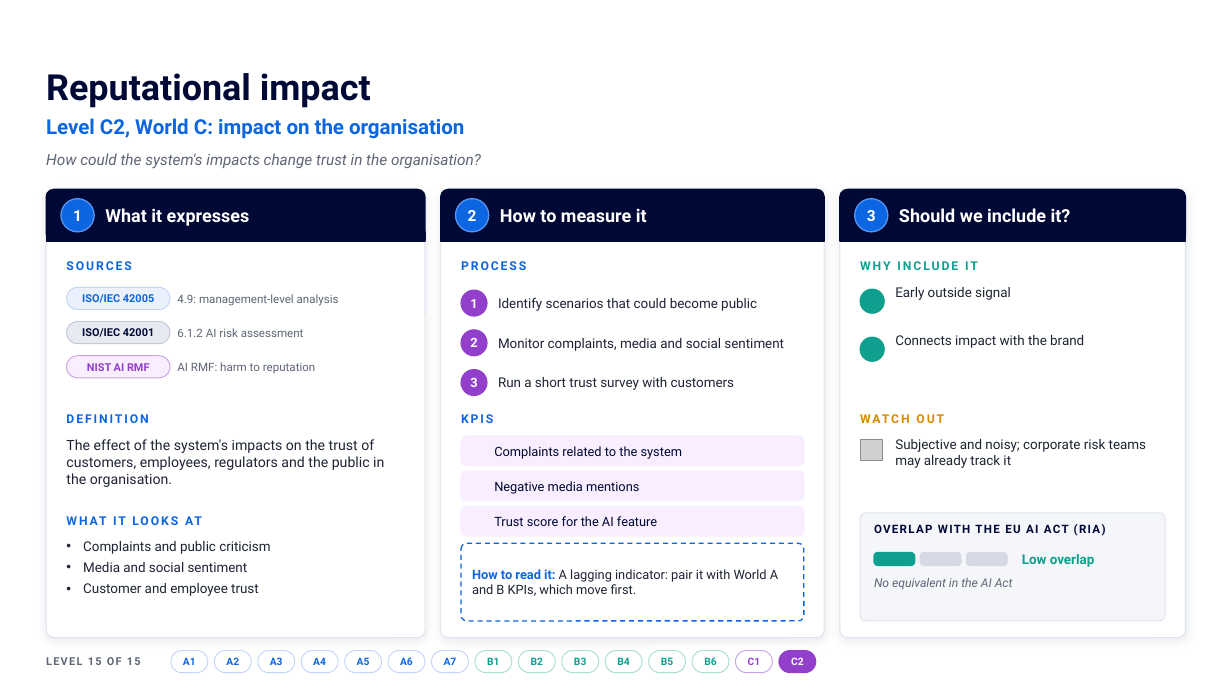
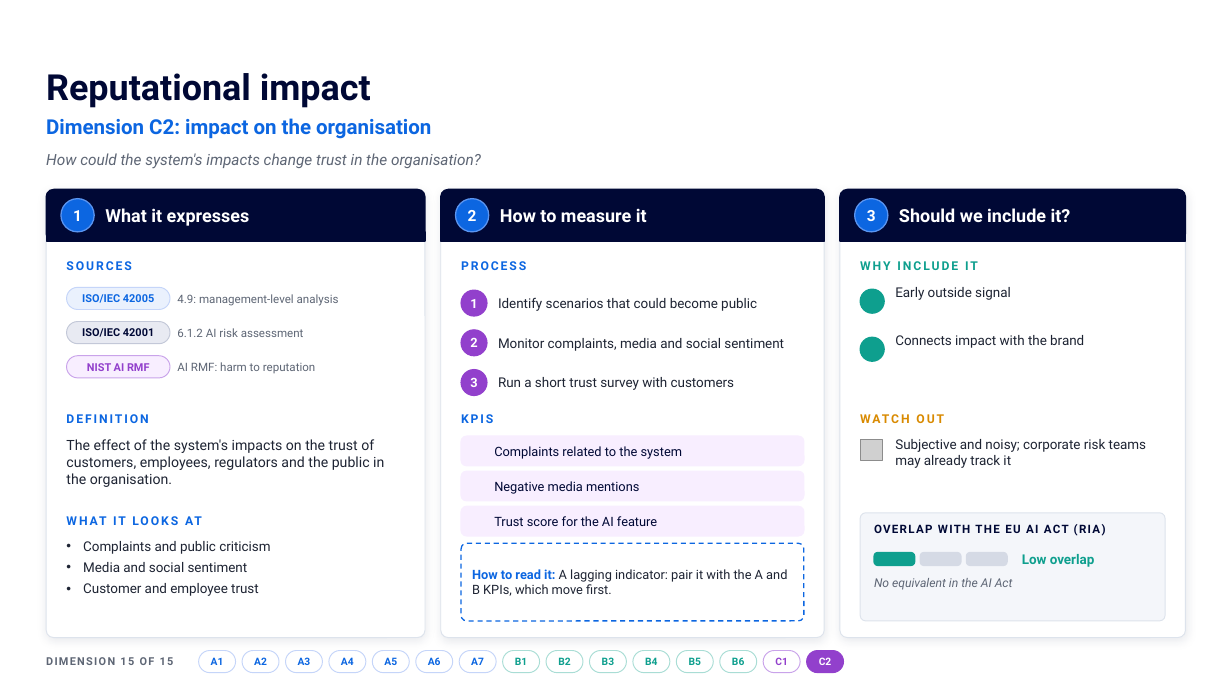
Before and after one commit to Jorge2k1/DTeTect, a slide deck: slide 18 of temp/FRAMEWORK IMPACT ASSESSMENT.pptx. Drawn at 1232x693 pixels with LibreOffice and Linux fonts; fonts in the diff are those of the drawing; grey boxes stand for pictures; background and template pictures are left out. Boxes give left, top, right and bottom in pixels: in the first picture for what was removed or moved away, otherwise in the second. Text is boxed around its words. In the diff, an @@ line names an element or a change of style, - is before the commit and + after.

```diff
--- a/temp/FRAMEWORK IMPACT ASSESSMENT.pptx
+++ b/temp/FRAMEWORK IMPACT ASSESSMENT.pptx
@@ text at (x1=46, y1=118, x2=431, y2=139): text changed @@
-Level C2, World C: impact on the organisation
+Dimension C2: impact on the organisation
@@ text at (x1=472, y1=569, x2=787, y2=596): text changed @@
-How to read it: A lagging indicator: pair it with World A and B KPIs, which move first.
+How to read it: A lagging indicator: pair it with the A and B KPIs, which move first.
@@ text at (x1=46, y1=657, x2=174, y2=665): text changed @@
-LEVEL 15 OF 15
+DIMENSION 15 OF 15
@@ 3 texts, 3 rounded rectangles moved together from (x1=345, y1=651, x2=773, y2=673) to (x1=372, y1=651, x2=800, y2=673) @@
@@ 12 texts, 12 rounded rectangles moved together from (x1=171, y1=651, x2=816, y2=673) to (x1=199, y1=651, x2=844, y2=673) @@
```
Also in this commit, not shown: 17 other slides changed.
